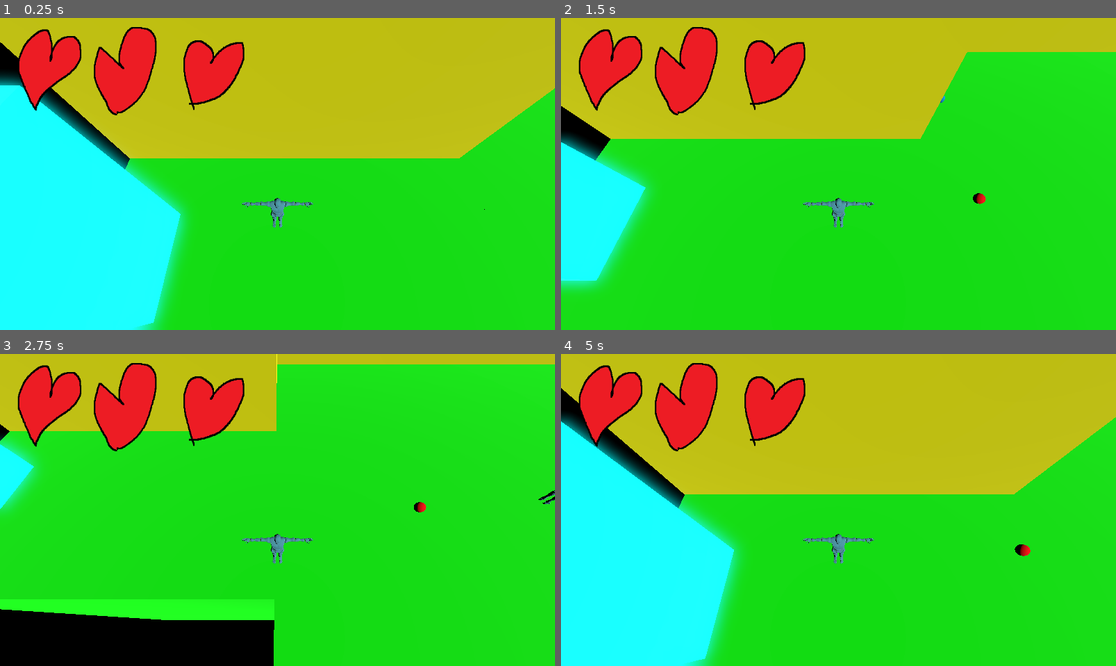
Above: before the commit, frames 1-4 (two rows, left to right).
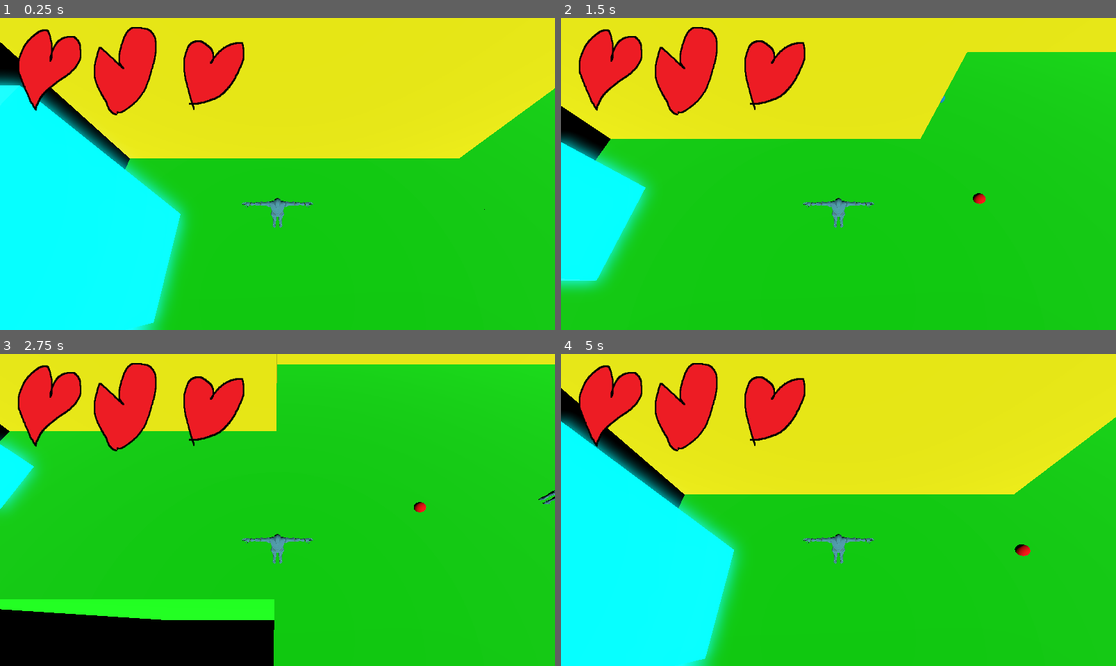
Above: after the commit, the same moments.

Repository: Alvin-Cha/Game-Skripsi
Game: Godot game, scene res://scenes/main/world.tscn
The game is run twice, just before and just after one commit, with the same random seed, the same clock (stepped at 60 frames per second) and the same inputs.
Inputs (mouse positions are in pixels of both pictures, inside the frame that each line leads up to):
- Up to frame 1 (0.25 s): no input
- Up to frame 2 (1.5 s): tap Enter (ui_accept) at 0.5, 0.77 s; move the mouse to (960, 158) at 0.52 s; hold D 0.53-1.28 s; click (960, 158) at 0.67 s; move the mouse to (727, 189) at 1.27 s; hold S from 1.28 s (still down)
- Up to frame 3 (2.75 s): tap Enter (ui_accept) at 1.52 s; move the mouse to (333, 441) at 2.02 s; release S at 2.03 s; hold D from 2.03 s (still down)
- Up to frame 4 (5 s): move the mouse to (810, 572) at 2.77 s; release D at 2.78 s; hold W 2.78-3.53 s; click (810, 572) at 2.92 s; tap Enter (ui_accept) at 3.02, 3.77, 4.52 s; move the mouse to (1005, 556) at 3.52 s; hold A from 3.53 s (still down); move the mouse to (672, 463) at 4.27 s

The runs differ from the first frame. In frame 1, 34% of the frame differs, in the area x 0-100%, y 0-68%; in frame 2, 24%; in frame 3, 9.1%; in frame 4, 34%.

Commit message:
small light update

Diff:
--- a/scenes/main/world.tscn
+++ b/scenes/main/world.tscn
@@ -29,7 +29,8 @@
 [node name="CanvasLayer2" type="CanvasLayer" parent="Player" unique_id=2111294293]
 
 [node name="DirectionalLight3D" type="DirectionalLight3D" parent="." unique_id=21528394]
-transform = Transform3D(-4.371139e-08, -0.86602545, 0.49999997, 0.56889206, 0.41120604, 0.7122299, -0.8224122, 0.28444603, 0.49267498, -13.702843, 19.76515, 13.546156)
+transform = Transform3D(-0.36679116, -0.9298576, -0.028794384, 0.80690175, -0.33338952, 0.48760748, -0.46300527, 0.15561588, 0.87258804, -13.702843, 20.539173, 9.984311)
+light_energy = 0.5
 
 [node name="Enemy" parent="." unique_id=1489694662 node_paths=PackedStringArray("player") instance=ExtResource("2_iubku")]
 transform = Transform3D(1, 0, 0, 0, 1, 0, 0, 0, 1, 4.4256406, 0.63266104, 2.1152194)
@@ -67,3 +68,7 @@
 
 [node name="WorldEnvironment" type="WorldEnvironment" parent="." unique_id=644705114]
 environment = SubResource("Environment_526id")
+
+[node name="DirectionalLight3D2" type="DirectionalLight3D" parent="." unique_id=1336861365]
+transform = Transform3D(0.7311657, 0.607629, 0.31013492, -0.6301761, 0.42745635, 0.64819676, 0.26129413, -0.6693789, 0.6954547, -13.702843, 19.76515, 13.546156)
+light_energy = 0.5
